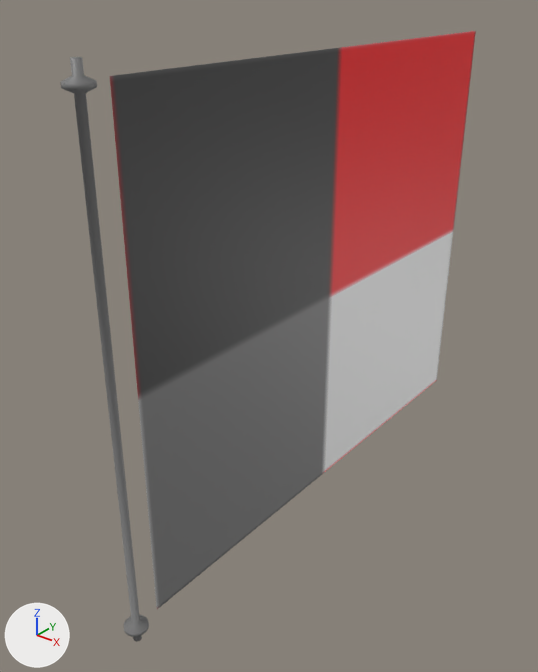
A saved change to the glTF model Assets/Flag/flag.glb.
Rendered twice from a 50 mm camera at (0.352, -0.314, 2.416) aimed at (-0.054, 0.195, 2.101). The axes (+X, +Y, +Z) are drawn at lower left. The lights are the same throughout. Where no turn or scale is listed for an object, it has been applied to the vertices.

The scene before the commit, as lines of its bpy script (objects in view):
```python
me_meshpole = bpy.data.meshes.new('MeshPole')
me_meshpole.from_pydata(...)  # 320 vertices, 636 faces; spans x -0.034..-0.013, y -0.034..-0.013, z 1.892..2.359
me_meshpole.materials.append(mat_windsock)  # picture img_windsock
me_plane = bpy.data.meshes.new('Plane')
me_plane.from_pydata(...)  # 1156 vertices, 2178 faces; spans x -0.024, y 0.0..0.52, z 1.92..2.36
me_plane.materials.append(mat_windsock)  # picture img_windsock
ob_flag = bpy.data.objects.new('Flag', me_plane)
ob_flag.location = (0.0, 0.0, 0.0)
ob_pole = bpy.data.objects.new('Pole', me_meshpole)
ob_pole.location = (0.0, 0.0, 0.014)
```
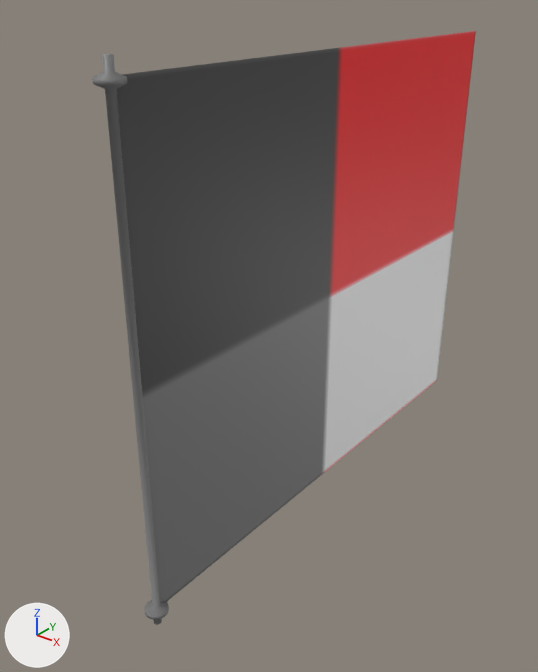
The newer file is also turned or shifted as a whole; pictures and numbers use the older file's frame.

Location of each change, (x1, y1, x2, y2) in pixels of the pictures (538 x 672 px):
'Pole', mesh moved
    before: (60, 57, 149, 642)
    after: (92, 54, 169, 625)

What the commit changed:
me_meshpole has 320 vertices, 636 faces and spans x -0.034..-0.013, y -0.034..-0.013, z 1.892..2.359.
me_meshpole is used by ob_pole; location (0.0, 0.0, 0.014).
me_meshpole part 1: the whole mesh is moved by (0.0, 0.024, 0.0).
